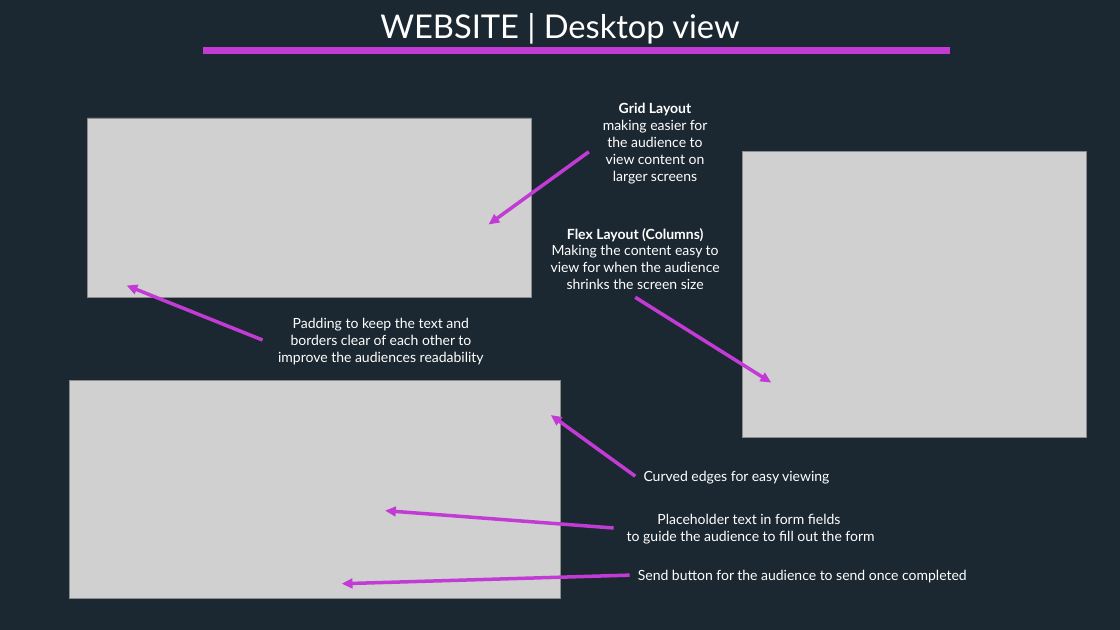
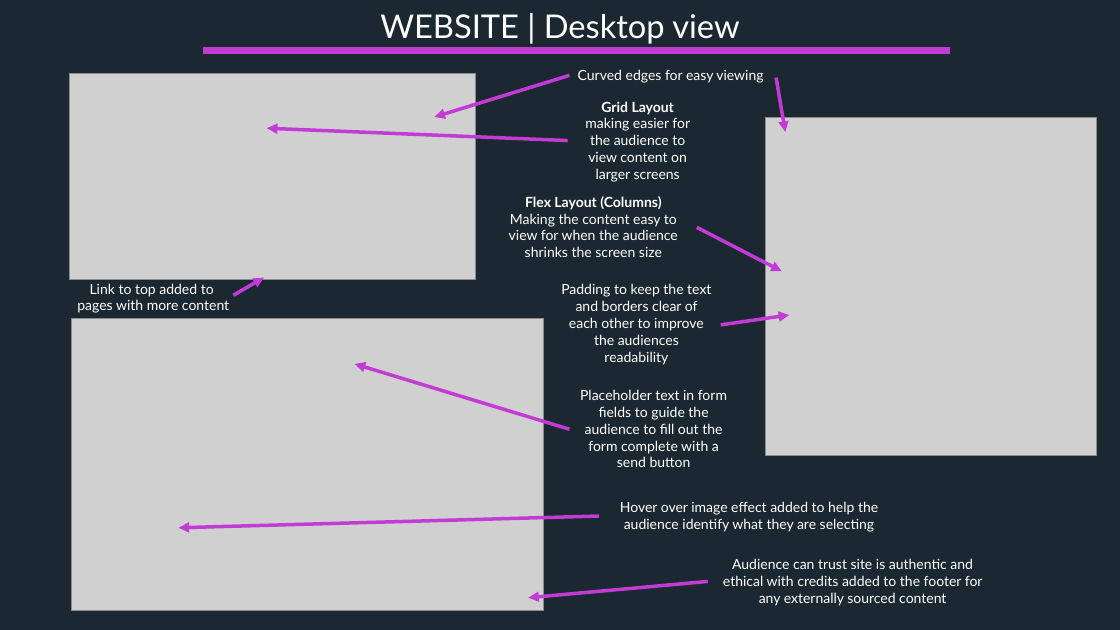
Before and after one commit to mdart86/Portfolio_Website, a slide deck: slide 10 of Michael-Dart_T1A2 Slidedeck.pptx. Drawn at 1120x630 pixels with LibreOffice and Linux fonts; fonts in the diff are those of the drawing; grey boxes stand for pictures. Boxes give left, top, right and bottom in pixels: in the first picture for what was removed or moved away, otherwise in the second. Text is boxed around its words. In the diff, an @@ line names an element or a change of style, - is before the commit and + after.

```diff
--- a/Michael-Dart_T1A2 Slidedeck.pptx
+++ b/Michael-Dart_T1A2 Slidedeck.pptx
@@ picture: place and size @@
-picture at box(87, 118, 531, 297)
+picture at box(70, 73, 476, 280)
@@ arrow moved from (635, 476) - (551, 415) to (570, 76) - (434, 117) @@
@@ text "Curved edges for easy viewing": place and size @@
-text "Curved edges for easy viewing" at box(644, 470, 829, 484)
+text "Curved edges for easy viewing" at box(578, 69, 763, 83)
@@ arrow added from (776, 77) to (786, 132), #C33BD5 3 pt @@
@@ text "Grid Layout": place and size @@
-text "Grid Layout" at box(603, 102, 708, 184)
+text "Grid Layout" at box(585, 101, 690, 182)
@@ picture: place and size @@
-picture at box(743, 152, 1087, 438)
+picture at box(765, 118, 1096, 455)
@@ arrow moved from (589, 152) - (489, 224) to (568, 140) - (267, 129) @@
@@ text "Flex Layout (Columns)": place and size @@
-text "Flex Layout (Columns)" at box(551, 228, 720, 289)
+text "Flex Layout (Columns)" at box(509, 196, 678, 257)
@@ arrow moved from (635, 297) - (771, 382) to (697, 228) - (782, 271) @@
@@ text added at box(77, 283, 229, 313), 12 pt, text #FFFFFF @@
+Link to top added to
+pages with more content
@@ arrow added from (234, 295) to (264, 278), #C33BD5 3 pt @@
@@ text "Padding to keep the text ..." rewrapped from box(278, 317, 484, 365) to box(561, 283, 711, 365) @@
@@ picture: place and size @@
-picture at box(70, 381, 560, 598)
+picture at box(71, 318, 544, 611)
@@ arrow moved from (263, 340) - (127, 286) to (721, 325) - (790, 315) @@
@@ arrow moved from (614, 528) - (386, 511) to (570, 429) - (355, 364) @@
@@ text at box(580, 389, 727, 467): text changed @@
-Placeholder text in form fields
-to guide the audience to fill out the form
+Placeholder text in form fields to guide the audience to fill out the form complete with a send button
@@ text added at box(620, 501, 878, 532), 12 pt, text #FFFFFF @@
+Hover over image effect added to help the audience identify what they are selecting
@@ arrow added from (599, 516) to (179, 528), #C33BD5 3 pt @@
@@ text removed at box(638, 569, 967, 583) @@
-Send button for the audience to send once completed
@@ text added at box(723, 558, 983, 606), 12 pt, text #FFFFFF @@
+Audience can trust site is authentic and ethical with credits added to the footer for any externally sourced content
@@ arrow moved from (630, 576) - (342, 584) to (708, 581) - (528, 598) @@
```
Also in this commit, not shown: 4 other slides changed, 26 other files.
